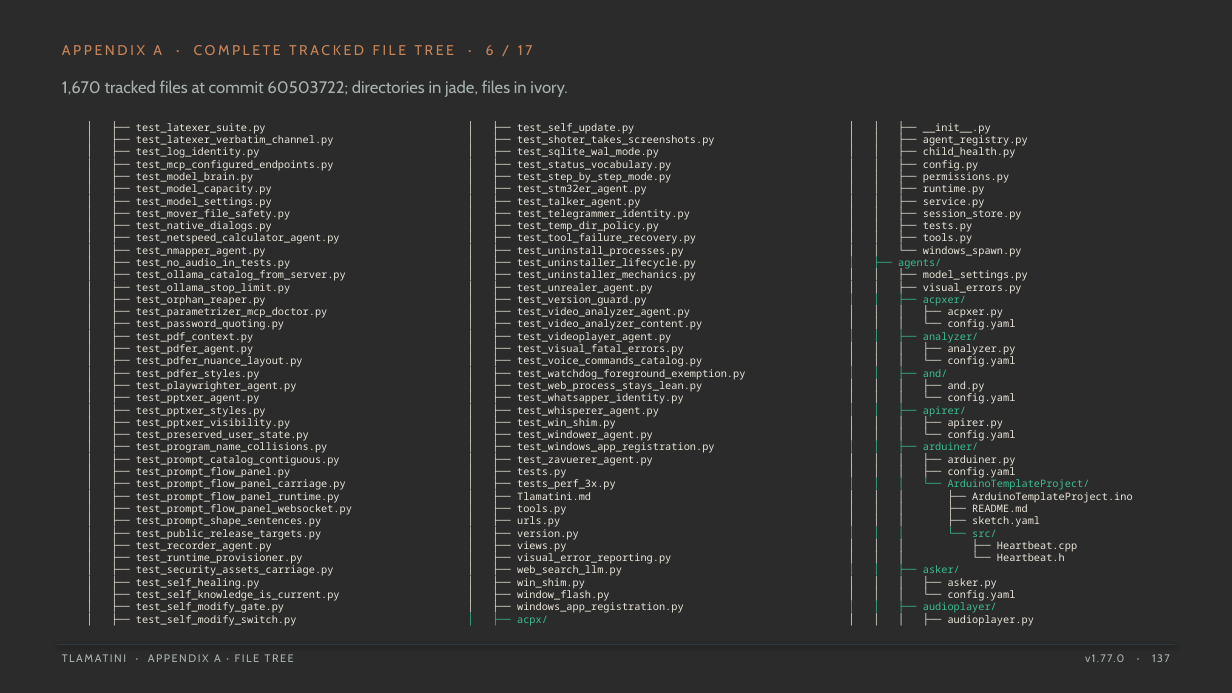
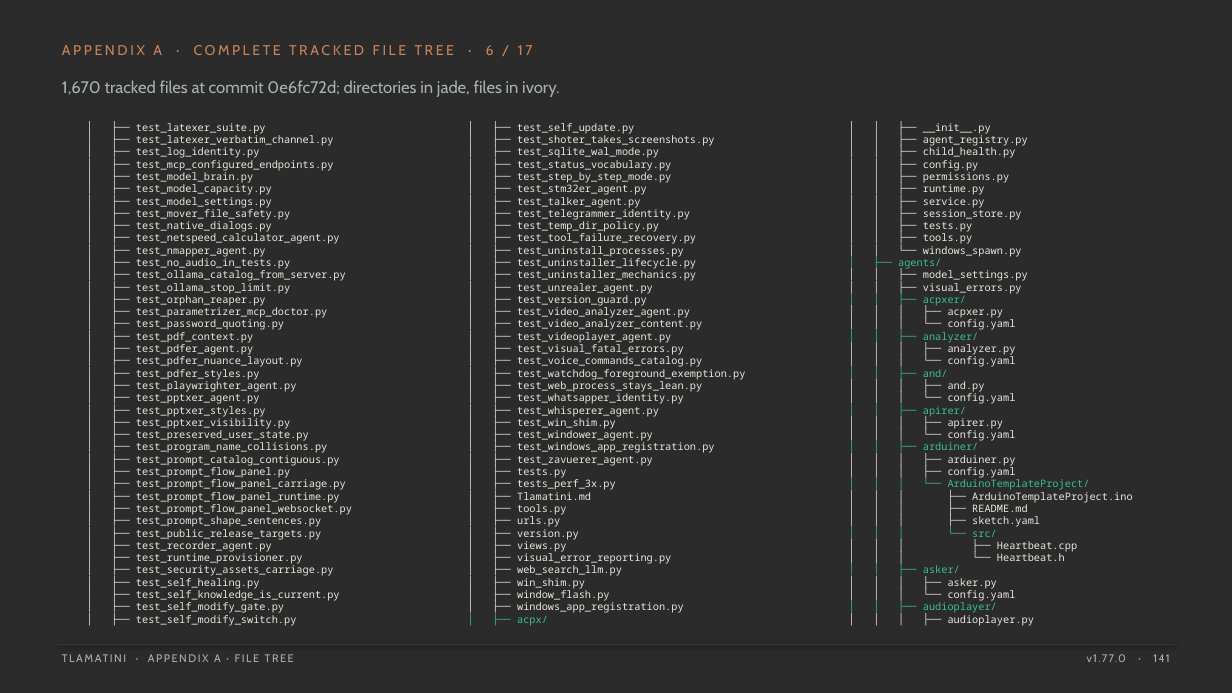
Before and after one commit to XAIHT/Tlamatini, a slide deck: slide 141 of Tlamatini_eXtended_Artificial_Intelligence_Humanly_Tempered.pptx (slide 137 before the commit). Drawn at 1232x693 pixels with LibreOffice and Linux fonts; fonts in the diff are those of the drawing; background and template pictures are left out; a plain dark background stands for a picture behind light text. Boxes give left, top, right and bottom in pixels: in the first picture for what was removed or moved away, otherwise in the second. Text is boxed around its words. In the diff, an @@ line names an element or a change of style, - is before the commit and + after.

```diff
--- a/Tlamatini_eXtended_Artificial_Intelligence_Humanly_Tempered.pptx
+++ b/Tlamatini_eXtended_Artificial_Intelligence_Humanly_Tempered.pptx
@@ text at (62, 80, 559, 97): text changed @@
-1,670 tracked files at commit 60503722; directories in jade, files in ivory.
+1,670 tracked files at commit 0e6fc72d; directories in jade, files in ivory.
@@ text at (1118, 654, 1169, 662): text changed @@
-v1.77.0 · 137
+v1.77.0 · 141
```
Also in this commit, not shown: 118 other slides changed, 4 slides added, 44 other files.
